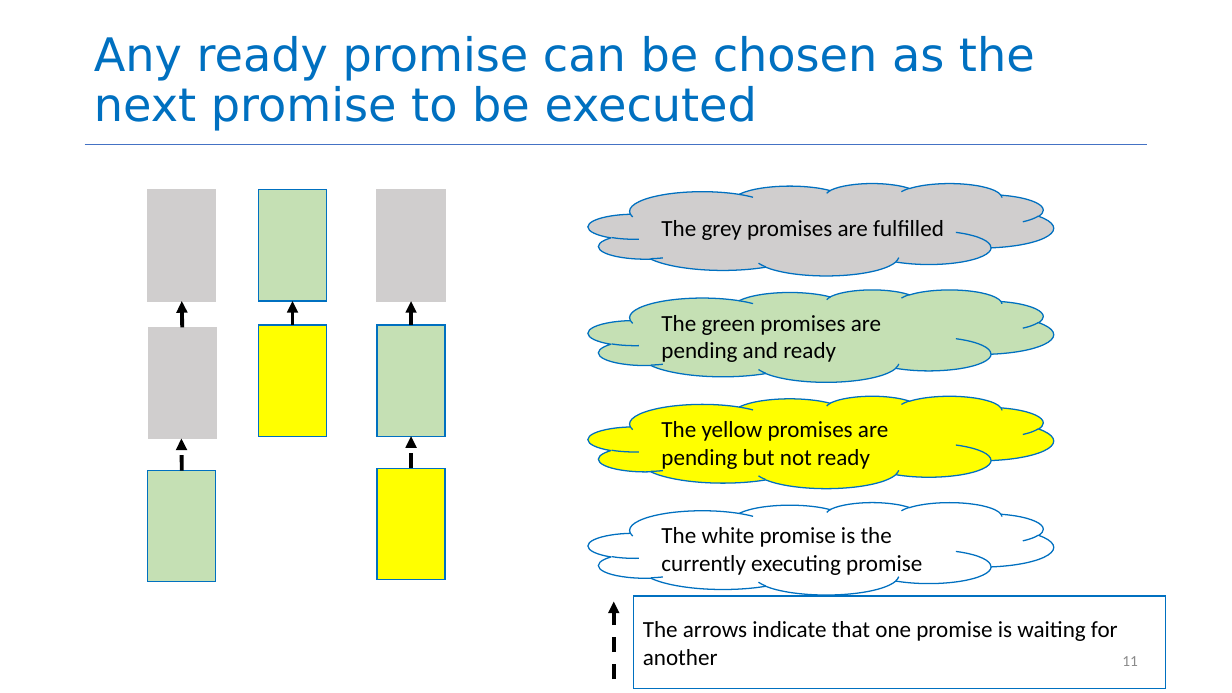
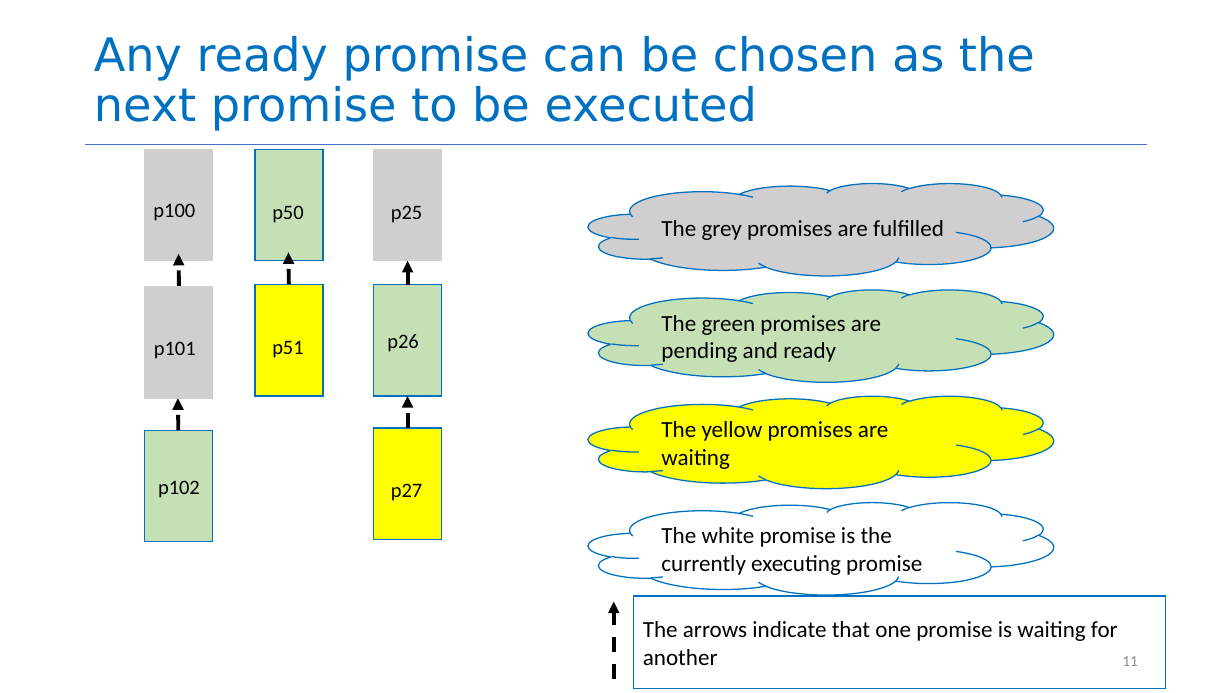
Before and after one commit to neu-se/CS4530-Spring-2025, a slide deck: slide 11 of Slides/Module 06 Concurrency Patterns in Typescript.pptx. Drawn at 1232x693 pixels with LibreOffice and Linux fonts; fonts in the diff are those of the drawing. Boxes give left, top, right and bottom in pixels: in the first picture for what was removed or moved away, otherwise in the second. Text is boxed around its words. In the diff, an @@ line names an element or a change of style, - is before the commit and + after.

```diff
--- a/Slides/Module 06 Concurrency Patterns in Typescript.pptx
+++ b/Slides/Module 06 Concurrency Patterns in Typescript.pptx
@@ arrow moved from (182, 327) - (182, 301) to (179, 286) - (178, 254) @@
@@ arrow moved from (293, 325) - (293, 301) to (289, 285) - (288, 252) @@
@@ 3 arrows: place and size @@
-3 arrows at <box>181,301,411,470</box>
+3 arrows at <box>178,261,408,431</box>
@@ group added at <box>144,150,442,542</box>: 8 rectangles @@
+p101
+p51
+p27
+p26
+p25
+p50
+p100
+p102
@@ text in cloud at <box>661,421,888,471</box>: text changed @@
-The yellow promises are pending but not ready
+The yellow promises are waiting
@@ group removed at <box>148,189,445,581</box>: 8 rectangles @@
```
Also in this commit, not shown: 4 other slides changed, 1 other file.
